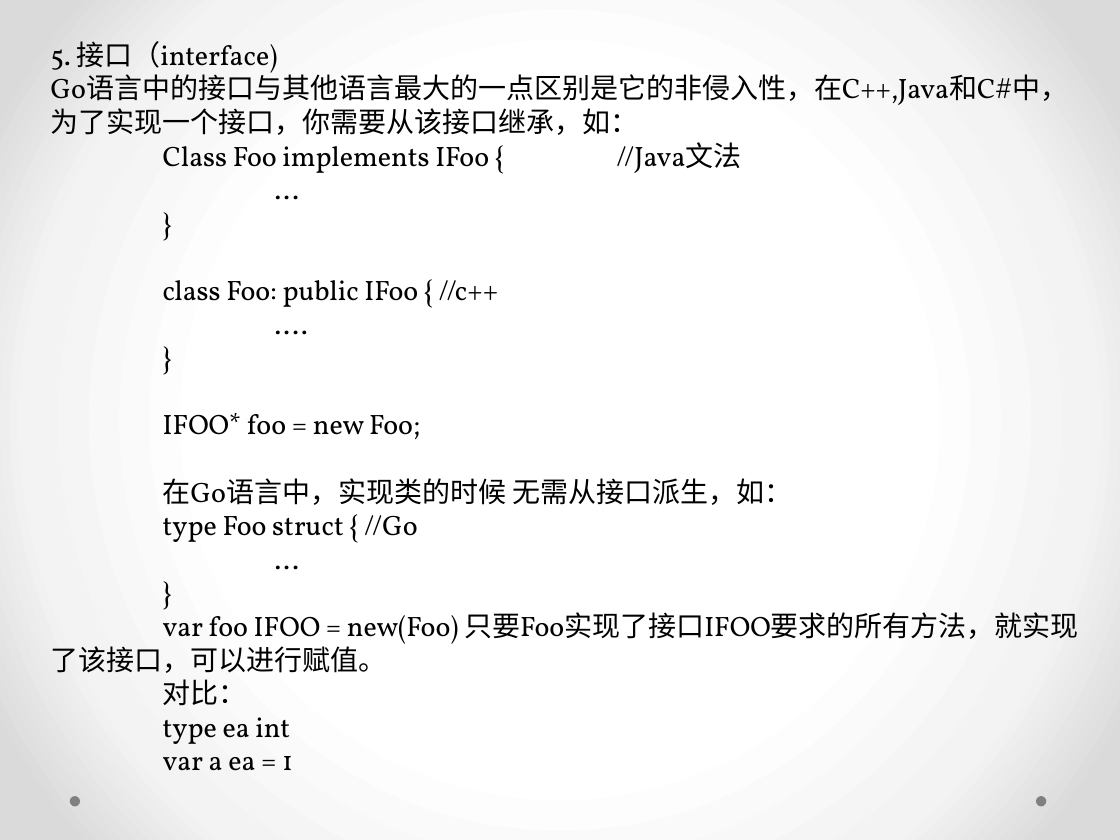
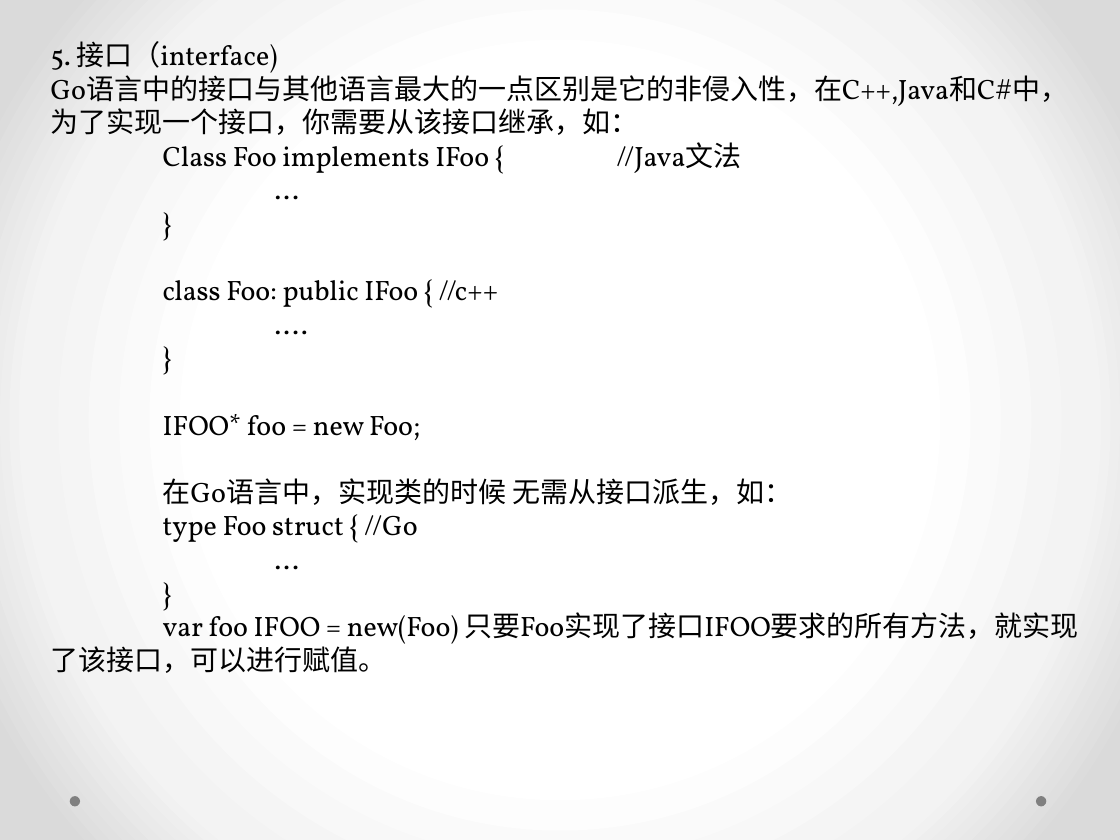
Before and after one commit to jichunwei/MyGitHub-1, a slide deck: slide 4 of GoStudy.pptx. Drawn at 1120x840 pixels with LibreOffice and Linux fonts; fonts in the diff are those of the drawing. Boxes give left, top, right and bottom in pixels: in the first picture for what was removed or moved away, otherwise in the second. Text is boxed around its words. In the diff, an @@ line names an element or a change of style, - is before the commit and + after.

```diff
--- a/GoStudy.pptx
+++ b/GoStudy.pptx
@@ text at box(163, 679, 293, 771): paragraphs removed @@
-对比：
-type ea int
-var a ea = 1
```
Also in this commit, not shown: 3 slides added, 1 slide removed, 1 other file.
